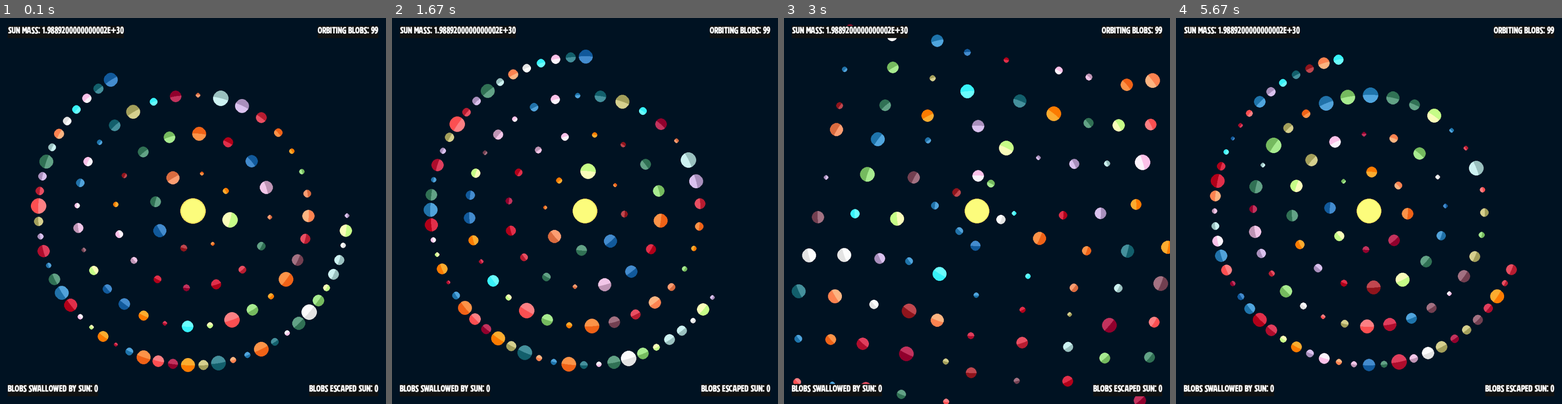
Above: before the commit, frames 1-4 (left to right).
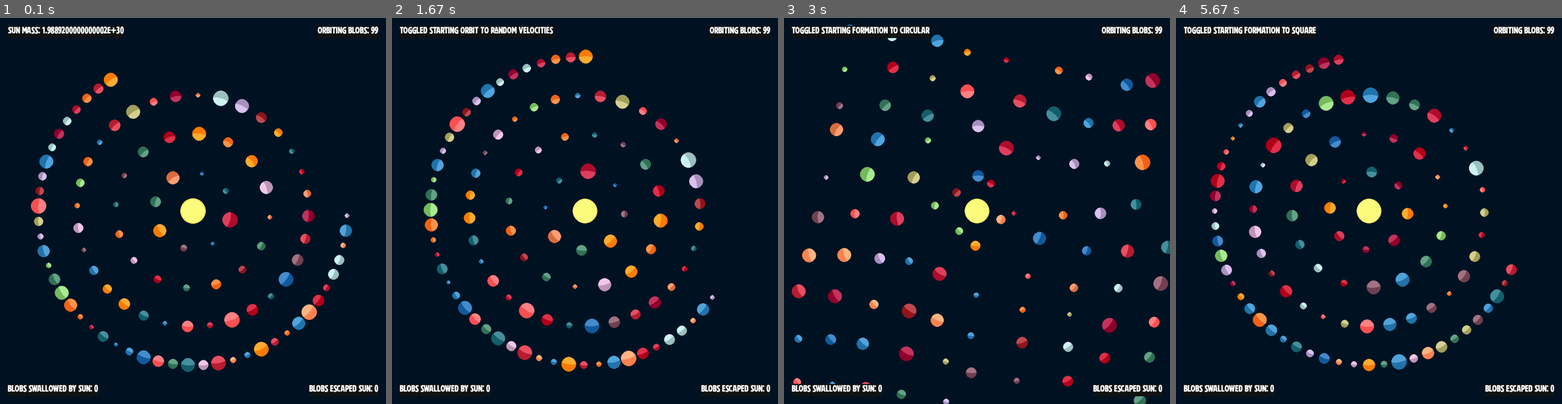
Above: after the commit, the same moments.

Repository: jmottster/newton
Game: pygame game, started from main.py
The game is run twice, just before and just after one commit, with the same random seed, the same clock (stepped at 60 frames per second) and the same inputs.
Inputs:
- Up to frame 1 (0.1 s): no input
- Up to frame 2 (1.67 s): hold D 0.33-0.8 s; hold W 0.83-1.3 s; hold D from 1.33 s (still down)
- Up to frame 3 (3 s): release D at 1.8 s; hold A 1.83-2.37 s; hold S 2.4-2.87 s; hold A from 2.9 s (still down)
- Up to frame 4 (5.67 s): release A at 3.37 s; hold W 3.4-3.87 s; hold D 3.9-4.53 s; hold S 4.57-5.03 s; hold A 5.07-5.53 s; hold D from 5.57 s (still down)

The runs differ from the first frame. In frame 1, 3.6% of the frame differs, in the area x 9-92%, y 14-92%; in frame 2, 4.1%, in the area x 2-83%, y 2-92%; in frame 3, 3.7%; in frame 4, 3.7%.

Commit message:
Added messaging for toggles, comments, and other tweaks.

Diff:
--- a/blob_plotter.py
+++ b/blob_plotter.py
@@ -199,19 +199,22 @@
             #     blob.radius,
             # )
             # Uncomment for writting lables on blobs
-            # mass_text = blob_font.render(f"{blob.name}", 1, (255, 255, 255), (0, 0, 0))
+            # mass_text = blob_font.render(f"{blob.color}", 1, (255, 255, 255), (0, 0, 0))
             # screen.blit(
             #     mass_text,
             #     (
             #         (blob.x * SCALE) - (mass_text.get_width() / 2),
-            #         (blob.y * SCALE) - (mass_text.get_height() / 2),
+            #         (blob.y * SCALE) - (mass_text.get_height()) - blob.radius,
             #     ),
             # )
 
-    def draw_stats(self, screen, stat_font):
+    def draw_stats(self, screen, stat_font, message=None):
+        if message is None:
+            message = f"Sun mass: {self.blobs[0].mass}"
+
         # Top left, showing sun mass
         stat_text_top_left = stat_font.render(
-            f"Sun mass: {self.blobs[0].mass}",
+            message,
             1,
             (255, 255, 255),
             (19, 21, 21),
--- a/globals.py
+++ b/globals.py
@@ -57,17 +57,17 @@
     (51, 115, 87),
     (147, 3, 46),
     (255, 133, 82),
-    (230, 230, 230),
+    # (230, 230, 230),
     (157, 195, 194),
     (171, 146, 191),
     (255, 81, 84),
-    (59, 244, 251),
-    (202, 255, 138),
+    # (59, 244, 251),
+    # (202, 255, 138),
     (177, 15, 46),
     (35, 116, 171),
     (120, 188, 97),
     (179, 0, 27),
-    (255, 196, 235),
+    # (255, 196, 235),
     (242, 100, 25),
     (20, 92, 158),
     (255, 125, 0),
--- a/main.py
+++ b/main.py
@@ -42,6 +42,13 @@
 running = True
 paused = False
 show_stats = True
+message = None
+message_counter = 0
+toggle_start_square_t = f"Toggled starting formation to square"
+toggle_start_circular_t = f"Toggled starting formation to circular"
+
+toggle_start_perfect_orbit = f"Toggled starting orbit to perfect velocities"
+toggle_start_random_orbit = f"Toggled starting orbit to random velocities"
 
 while running:
     # Check for events
@@ -51,6 +58,10 @@
         if event.type == pygame.KEYDOWN:
             if event.key == pygame.K_SPACE:
                 paused = not paused
+                if paused:
+                    blob_plotter.blobs[0].pause = True
+                else:
+                    blob_plotter.blobs[0].pause = False
         if event.type == pygame.KEYDOWN:
             if event.key == pygame.K_d:
                 show_stats = not show_stats
@@ -60,9 +71,19 @@
         if event.type == pygame.KEYDOWN:
             if event.key == pygame.K_a:
                 blob_plotter.square_grid = not blob_plotter.square_grid
+                if blob_plotter.square_grid:
+                    message = toggle_start_square_t
+                else:
+                    message = toggle_start_circular_t
+                message_counter = 60 * 5
         if event.type == pygame.KEYDOWN:
             if event.key == pygame.K_w:
                 blob_plotter.start_perfect_orbit = not blob_plotter.start_perfect_orbit
+                if blob_plotter.start_perfect_orbit:
+                    message = toggle_start_perfect_orbit
+                else:
+                    message = toggle_start_random_orbit
+                message_counter = 60 * 5
 
     # Fill the background, then draw stuff
     screen.fill(BACKGROUND_COLOR)
@@ -70,7 +91,12 @@
     blob_plotter.draw_blobs(screen, blob_font)
 
     if show_stats:
-        blob_plotter.draw_stats(screen, stat_font)
+        blob_plotter.draw_stats(screen, stat_font, message)
+        if message_counter > 0:
+            message_counter -= 1
+        else:
+            message = None
+            message_counter = 0
 
     # Flip the display
     pygame.display.flip()
--- a/massive_blob.py
+++ b/massive_blob.py
@@ -76,6 +76,8 @@
         self.swallowed = False
         self.escaped = False
         self.blob_suface = BlobSurface(radius, color)
+        self.pause = False
+        self.glow_radius = radius
 
     def draw(self, screen):
         x = self.x * SCALE
@@ -86,12 +88,15 @@
         else:
             pygame.draw.circle(screen, self.color, (x, y), self.radius)
 
-            sun_radius = self.radius + random.randint(1, 4)
-            surf = pygame.Surface((sun_radius * 2, sun_radius * 2))
-            pygame.draw.circle(surf, self.color, (sun_radius, sun_radius), sun_radius)
+            if not self.pause:
+                self.glow_radius = self.radius + random.randint(1, 4)
+            surf = pygame.Surface((self.glow_radius * 2, self.glow_radius * 2))
+            pygame.draw.circle(
+                surf, self.color, (self.glow_radius, self.glow_radius), self.glow_radius
+            )
             screen.blit(
                 surf,
-                (500 - sun_radius, 500 - sun_radius),
+                (500 - self.glow_radius, 500 - self.glow_radius),
                 special_flags=pygame.BLEND_RGB_ADD,
             )
 
@@ -209,6 +214,33 @@
 
 
 class BlobSurface(pygame.Surface):
+
+    """
+    A class used to draw blobs that have shadows from the center blob glow. It is a
+    sub class of pygame.Surface
+
+    Attributes
+    ----------
+    radius : int
+        the size of the blob, by radius value
+    color : tuple
+        a three value tuple for RGB color value of blob
+
+
+
+    Methods
+    -------
+    Except for the two below, all the methods are internal use only. Comment annotations explain what's going on
+    as best they can. :)
+
+    get_rect()
+        Get the Rect object for this Surface
+    draw(screen, pos=None)
+        Draws this blob to the given screen, with the given posision (or uses posision already set)
+
+
+    """
+
     def __init__(self, radius, color):
         pygame.Surface.__init__(self, (radius * 2, radius * 2))
         self.position = (0, 0)
@@ -217,7 +249,7 @@
         self.color = color
         self.parent_blob = self.create_blob()
         self.center_blob_pos = (SCREEN_SIZE / 2, SCREEN_SIZE / 2)
-        self.shade_radius = radius * 10
+        self.shade_radius = radius * 3
         self.shade_flag_light = pygame.BLEND_RGB_ADD
         self.shade_flag_dark = pygame.BLEND_RGB_SUB
         self.shade_colorkey = (0, 0, 0)
@@ -225,17 +257,22 @@
         self.shade = None
         self.alpha_image = None
         self.mask_image = None
+        self.create_shade()
         self.create_alpha_image()
         self.create_mask()
-        self.create_shade()
 
     def get_rect(self):
         return self.rect
 
     def create_blob(self):
+        # Create the main blob this instance will represent. For now, just drawing to self,
+        # not to any screen. This is created only once per instance no matter how many times
+        # it is drawn. Called in the constructor.
         pygame.draw.circle(self, self.color, (self.radius, self.radius), self.radius)
 
     def create_shade(self):
+        # Create the overlay the will add shine or shadow to the blob. This is created only once
+        # per instance no matter how many times it is drawn. Called in the constructor.
         self.shade = pygame.Surface((self.shade_radius * 2, self.shade_radius * 2))
         pygame.draw.circle(
             self.shade,
@@ -246,11 +283,17 @@
         self.shade.set_colorkey(self.shade_colorkey)
 
     def create_alpha_image(self):
+        # Create the prerequisite for the mask. This needs to be created new for
+        # every draw, but it's the only peice that needs it. Called from get_shaded_blob()
+        # for each draw, but also in the constructor because it's needed to create the mask.
         self.alpha_image = self.subsurface(
             pygame.Rect(0, 0, self.radius * 2, self.radius * 2)
         ).convert_alpha()
 
     def create_mask(self):
+        # Create the mask, which will hide the parts of the overlay that go beyond the boundary
+        # of the main blob. This is created only once per instance no matter how many times it is
+        # drawn. This is called in the constructor.
         self.mask_image = pygame.Surface(self.alpha_image.get_size(), pygame.SRCALPHA)
 
         pygame.draw.circle(
@@ -261,6 +304,9 @@
         )
 
     def get_shaded_blob(self):
+        # Create the final package for drawing. This puts all the peices together. Everything
+        # is cached for every call except the alpha image, we have to create that new each time. This is called
+        # by the draw() method.
         self.create_alpha_image()
 
         offset = self.get_lighting_direction()
@@ -281,6 +327,10 @@
         return self.alpha_image
 
     def get_lighting_direction(self):
+        # Get the x,y coordinates for the center of the overlay. This will point to the
+        # center blob relative to offset of the main blob center in this instance (i.e., if a line were draw between the center of
+        # the main blob and the center of the overlay, it would point to the center blob). This is called by the get_shaded_blob()
+        # method.
         x1 = self.position[0]
         y1 = self.position[1]
         x2 = self.center_blob_pos[0]
@@ -297,6 +347,7 @@
         return (x, y)
 
     def draw(self, screen, pos=None):
+        # Draw the blob to the screen.
         if pos is not None:
             self.position = pos
 
